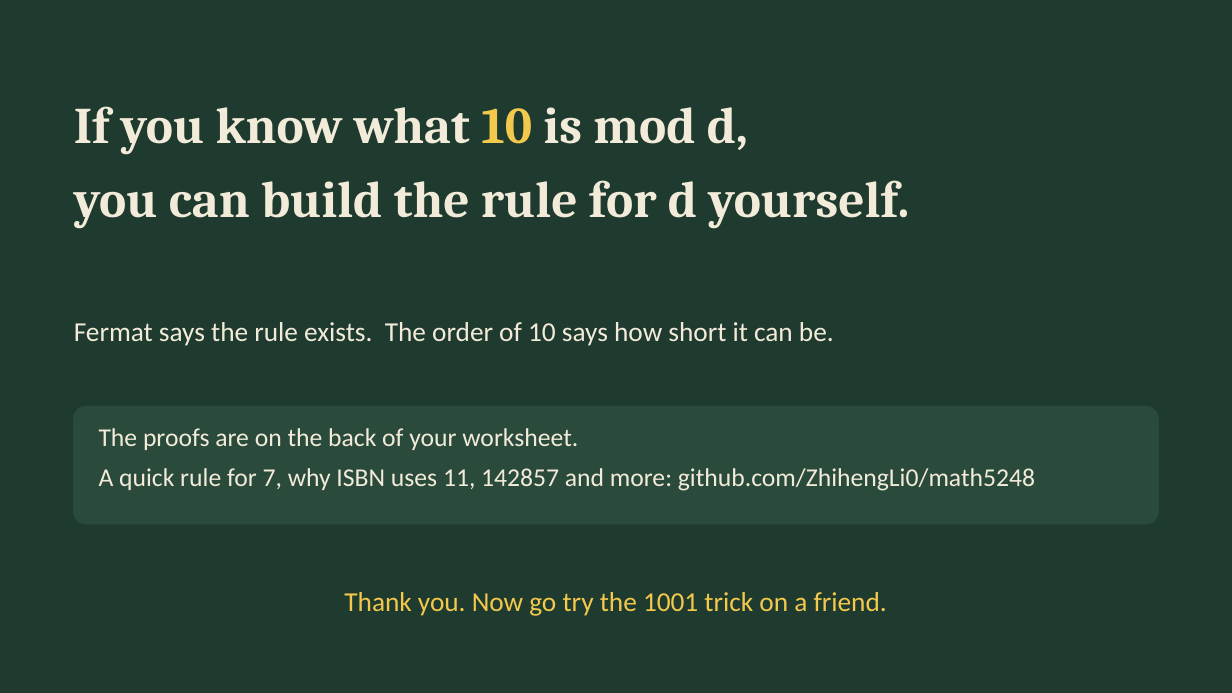
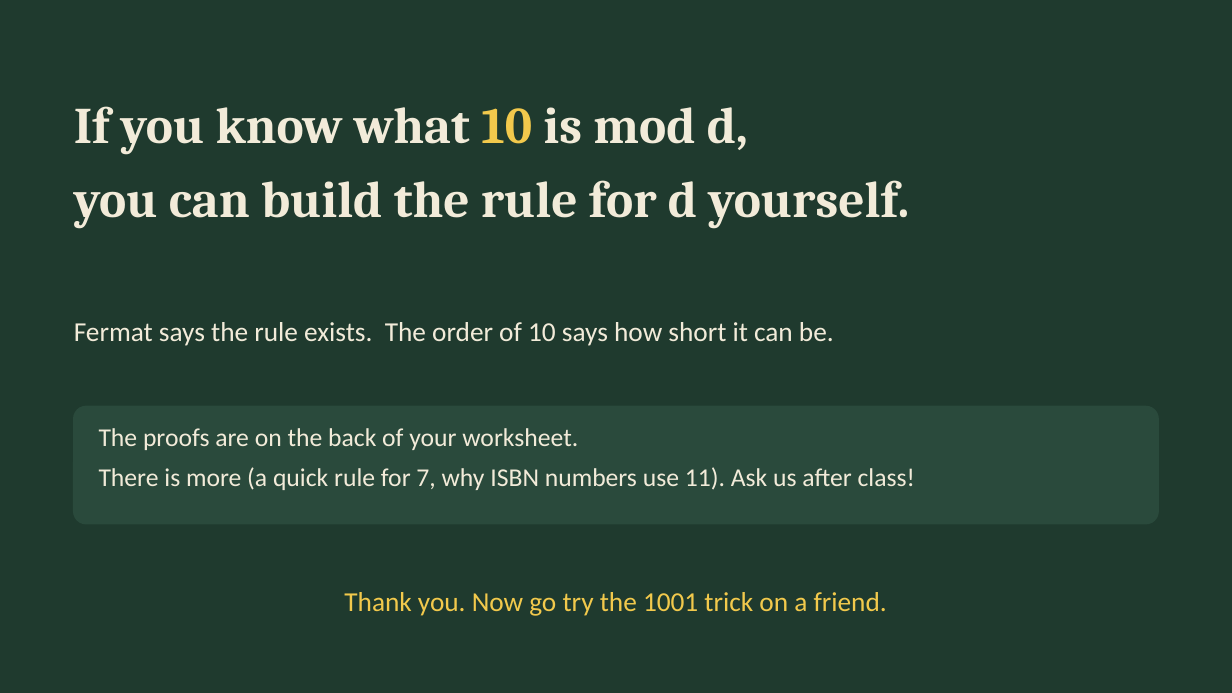
Before and after one commit to ZhihengLi0/math5248, a slide deck: slide 9 of presentation/PPT演讲版.pptx. Drawn at 1232x693 pixels with LibreOffice and Linux fonts; fonts in the diff are those of the drawing. Boxes give left, top, right and bottom in pixels: in the first picture for what was removed or moved away, otherwise in the second. Text is boxed around its words. In the diff, an @@ line names an element or a change of style, - is before the commit and + after.

```diff
--- a/presentation/PPT演讲版.pptx
+++ b/presentation/PPT演讲版.pptx
@@ text at (99, 467, 915, 490): text changed @@
-A quick rule for 7, why ISBN uses 11, 142857 and more: github.com/ZhihengLi0/math5248
+There is more (a quick rule for 7, why ISBN numbers use 11). Ask us after class!
```
Also in this commit, not shown: 4 other slides changed, 15 other files.
